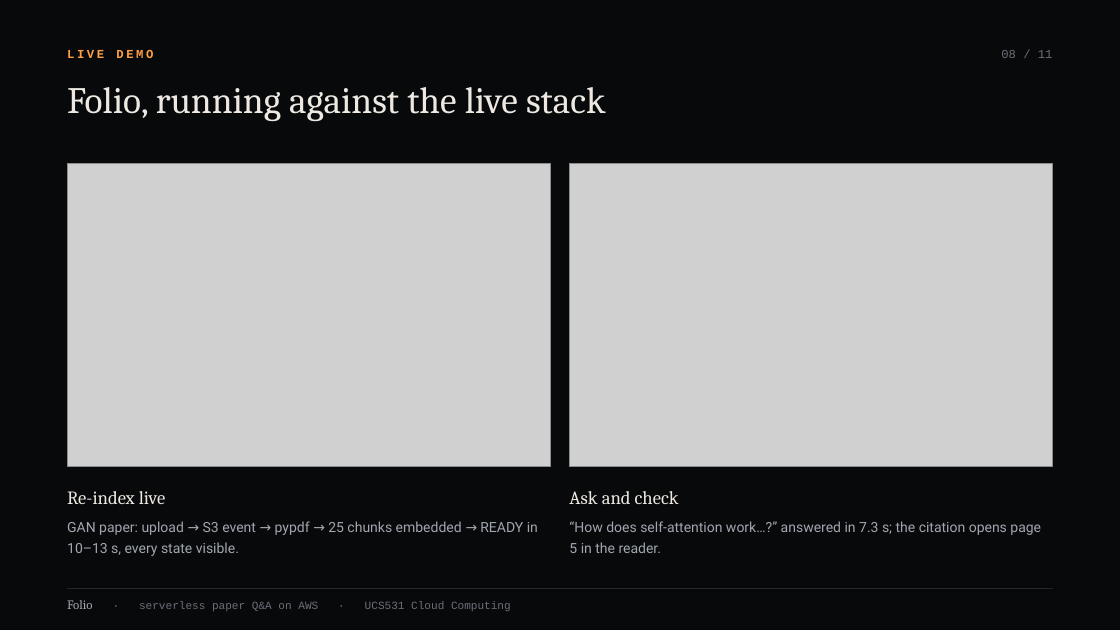
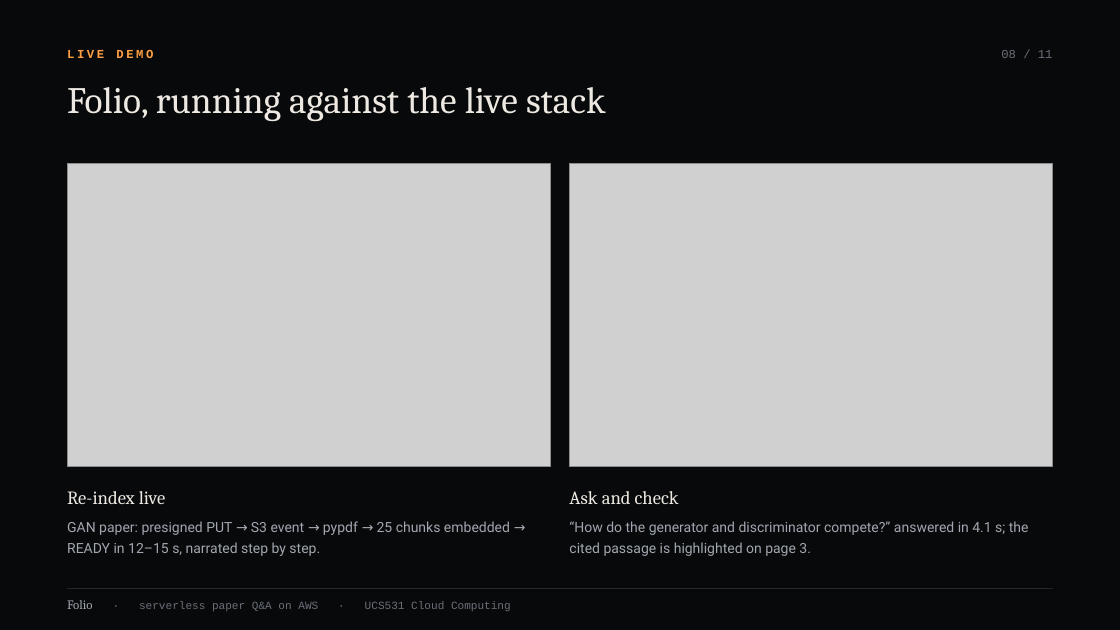
Before and after one commit to aryanorastar/UCS531-Cloud-Computing-Project, a slide deck: slide 8 of presentation/UCS531_Lab_Evaluation.pptx. Drawn at 1120x630 pixels with LibreOffice and Linux fonts; fonts in the diff are those of the drawing; grey boxes stand for pictures; background and template pictures are left out. Boxes give left, top, right and bottom in pixels: in the first picture for what was removed or moved away, otherwise in the second. Text is boxed around its words. In the diff, an @@ line names an element or a change of style, - is before the commit and + after.

```diff
--- a/presentation/UCS531_Lab_Evaluation.pptx
+++ b/presentation/UCS531_Lab_Evaluation.pptx
@@ text at [67,521,510,556]: text changed @@
-GAN paper: upload → S3 event → pypdf → 25 chunks embedded → READY in 10–13 s, every state visible.
+GAN paper: presigned PUT → S3 event → pypdf → 25 chunks embedded → READY in 12–15 s, narrated step by step.
@@ text at [569,521,1029,556]: text changed @@
-“How does self-attention work…?” answered in 7.3 s; the citation opens page 5 in the reader.
+“How do the generator and discriminator compete?” answered in 4.1 s; the cited passage is highlighted on page 3.
```
Also in this commit, not shown: 5 other slides changed, 18 other files.
